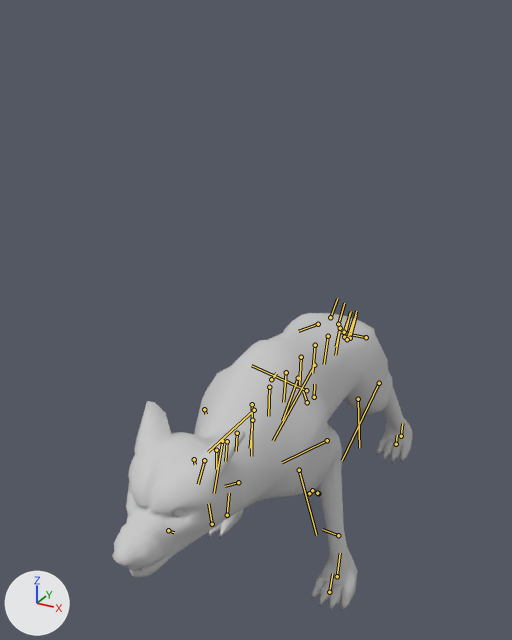
An edit to the FBX model Assets/Animation/Lobo/@Lobo_Jump.FBX, drawn before and after from the same camera.
Camera for both pictures: a camera (50 mm lens) standing at (1.26, -3.01, 2.48) and looking at (-0.16, -0.43, 1.19). Every picture has the same lights, and +X, +Y and +Z are marked at lower left. Both versions are drawn at frame 59 of the action 'Take 001'; the numbers are the values there. The bones that bend it are drawn over the model as lines.

Objects in the first picture: 'Body'.
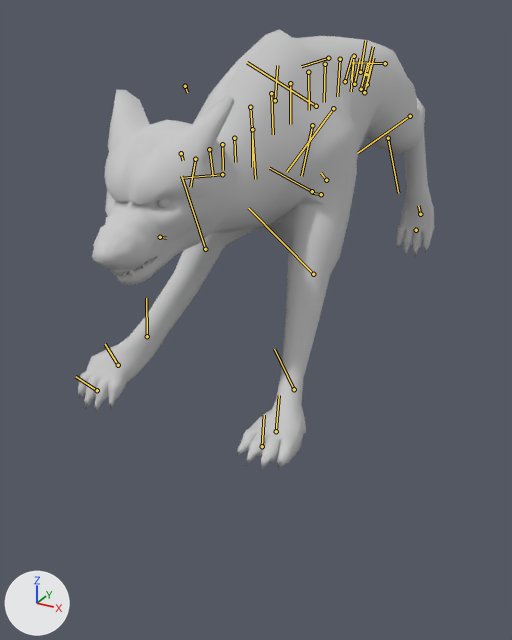
Boxes (x1, y1, x2, y2) around the edits, measured in the pictures (512 x 640 px):
'Body', posed (19% wider, 48% taller): before (112, 313, 412, 611); after (78, 29, 434, 471)
bone 'PantherPelvis', root to tip: before (340, 328) to (336, 346); after (354, 56) to (351, 80)
bone 'PantherLLeg1', root to tip: before (366, 337) to (340, 332); after (385, 63) to (352, 62)
bone 'PantherLLegPalm', root to tip: before (379, 383) to (342, 460); after (410, 116) to (357, 153)
bone 'PantherLLegDigit21', root to tip: before (401, 436) to (402, 423); after (420, 214) to (418, 205)
bone 'PantherRLeg1', root to tip: before (318, 324) to (298, 331); after (328, 58) to (301, 66)
bone 'PantherRLeg2', root to tip: before (298, 378) to (282, 420); after (312, 125) to (301, 176)
bone 'PantherRLegPalm', root to tip: before (314, 365) to (273, 440); after (333, 108) to (286, 172)
bone 'PantherRLegDigit21', root to tip: before (314, 397) to (314, 384); after (326, 180) to (321, 173)
bone 'PantherLLeg1.001', root to tip: before (299, 470) to (316, 535); after (312, 191) to (269, 168)
bone 'PantherLLeg2.001', root to tip: before (327, 440) to (282, 462); after (313, 274) to (248, 208)
bone 'PantherLLegDigit11', root to tip: before (337, 576) to (340, 553); after (276, 431) to (279, 395)
bone 'PantherRLeg1.001', root to tip: before (222, 441) to (214, 493); after (222, 174) to (181, 178)
bone 'PantherRLeg2.001', root to tip: before (254, 410) to (208, 452); after (205, 249) to (181, 176)
bone 'PantherRLegDigit11', root to tip: before (227, 515) to (229, 493); after (118, 365) to (105, 344)
bone 'PantherNeck3', root to tip: before (227, 441) to (225, 461); after (222, 144) to (223, 170)
bone 'PantherNeck4', root to tip: before (216, 450) to (216, 469); after (209, 149) to (213, 176)
bone 'PantherNeck5', root to tip: before (204, 460) to (198, 484); after (195, 159) to (190, 187)

The change in detail:
Bone 'PantherPelvis' (bone_pantherpelvis) moves from (21.7, 22.2, 0.0) to (68.7, -104.6, 0.0).
Bone 'PantherPelvis' (bone_pantherpelvis) turns from (-3, 0, 7) to (-3, 0, 16) degrees about its own x, y and z.
Bone 'PantherLLeg1' (bone_pantherlleg1) turns from (7, 9, 16) to (5, 12, 3) degrees about its own x, y and z.
Bone 'PantherLLegPalm' (bone_pantherllegpalm) turns from (3, -1, 0) to (3, -4, 38) degrees about its own x, y and z.
Bone 'PantherLLegDigit21' (bone_pantherllegdigit21) turns from (-7, 4, 26) to (-11, 4, -36) degrees about its own x, y and z.
Bone 'PantherRLeg1' (bone_pantherrleg1) turns from (-5, -9, 6) to (-4, -11, -4) degrees about its own x, y and z.
Bone 'PantherRLeg2' (bone_pantherrleg2) turns from (1, 0, -27) to (1, 0, -29) degrees about its own x, y and z.
Bone 'PantherRLegPalm' (bone_pantherrlegpalm) turns from (-1, 0, -12) to (1, 1, 15) degrees about its own x, y and z.
Bone 'PantherRLegDigit21' (bone_pantherrlegdigit21) turns from (18, -2, 37) to (8, 8, -24) degrees about its own x, y and z.
Bone 'PantherLLeg1.001' (bone_pantherlleg1_001) turns from (-27, 3, -35) to (12, 19, 88) degrees about its own x, y and z.
Bone 'PantherLLeg2.001' (bone_pantherlleg2_001) turns from (0, 0, 54) to (0, 0, -29) degrees about its own x, y and z.
Bone 'PantherLLegDigit11' (bone_pantherllegdigit11) turns from (-22, 1, -14) to (-17, 2, -43) degrees about its own x, y and z.
Bone 'PantherRLeg1.001' (bone_pantherrleg1_001) turns from (12, -1, -40) to (-5, -13, 68) degrees about its own x, y and z.
Bone 'PantherRLeg2.001' (bone_pantherrleg2_001) turns from (0, 0, 45) to (0, 0, -3) degrees about its own x, y and z.
Bone 'PantherRLegDigit11' (bone_pantherrlegdigit11) turns from (16, -3, 3) to (4, 4, -86) degrees about its own x, y and z.
Bone 'PantherNeck3' (bone_pantherneck3) turns from (1, 0, -8) to (1, 0, -7) degrees about its own x, y and z.
Bone 'PantherNeck4' (bone_pantherneck4) turns from (1, 0, -8) to (1, 0, -7) degrees about its own x, y and z.
Bone 'PantherNeck5' (bone_pantherneck5) turns from (1, 1, -6) to (1, 1, -5) degrees about its own x, y and z.
